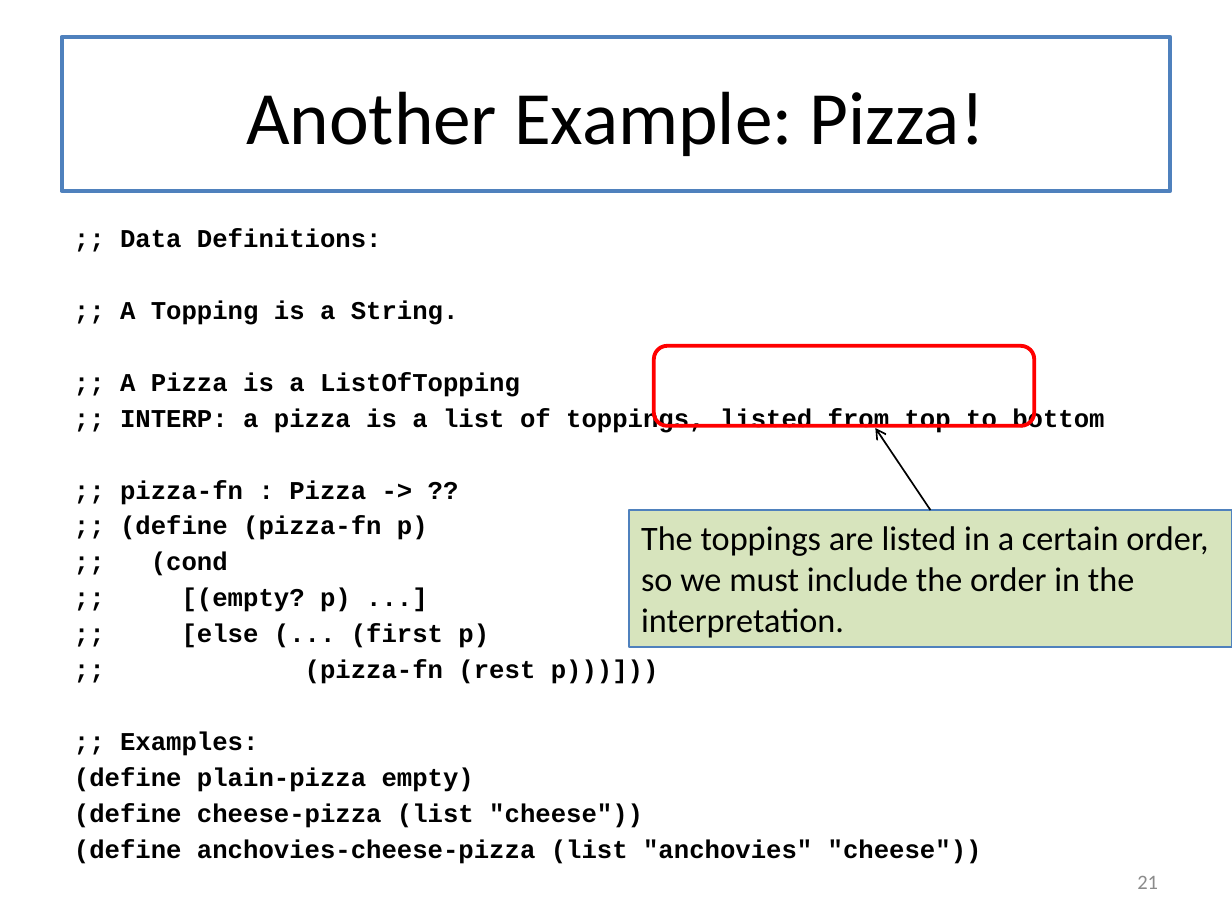
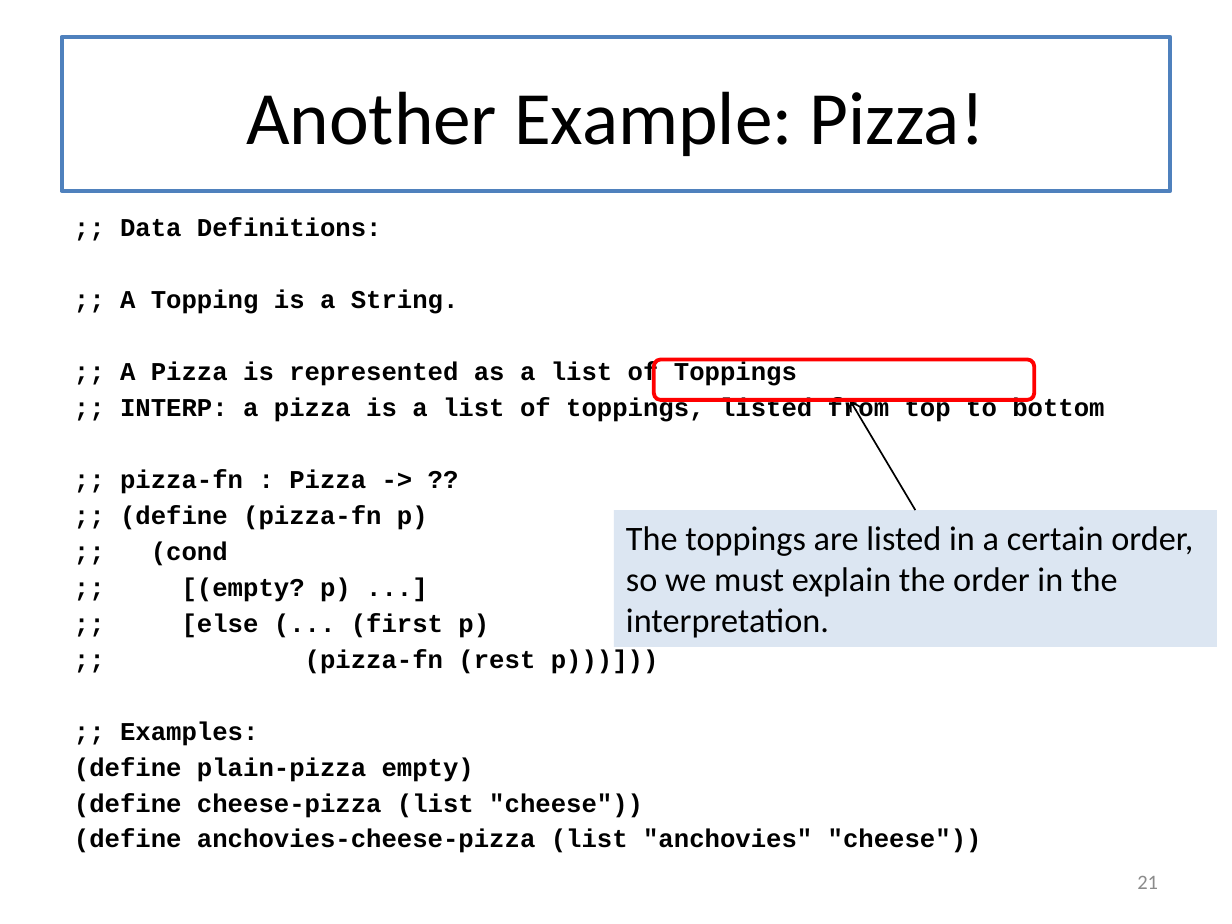
Before and after one commit to mwand/cs5010f17, a slide deck: slide 21 of Slides/Lesson 6.1 Generalizing Similar Functions.pptx. Drawn at 1232x924 pixels with LibreOffice and Linux fonts; fonts in the diff are those of the drawing. Boxes give left, top, right and bottom in pixels: in the first picture for what was removed or moved away, otherwise in the second. Text is boxed around its words. In the diff, an @@ line names an element or a change of style, - is before the commit and + after.

```diff
--- a/Slides/Lesson 6.1 Generalizing Similar Functions.pptx
+++ b/Slides/Lesson 6.1 Generalizing Similar Functions.pptx
@@ text ";; Data Definitions:": place and size @@
-text ";; Data Definitions:" at (74, 228, 1104, 864)
+text ";; Data Definitions:" at (74, 218, 1104, 853)
@@ text at (120, 361, 797, 388): text changed @@
-;; A Pizza is a ListOfTopping
+;; A Pizza is represented as a list of Toppings
@@ rounded rectangle: place and size @@
-rounded rectangle at (654, 346, 1035, 426)
+rounded rectangle at (654, 360, 1035, 400)
@@ arrow moved from (930, 510) - (876, 428) to (915, 510) - (850, 400) @@
@@ rectangle "The toppings are listed in ...": place and size @@
-rectangle "The toppings are listed in ..." at (630, 510, 1232, 647)
+rectangle "The toppings are listed in ..." at (614, 510, 1216, 647)
@@ rectangle "The toppings are listed in ..." at (614, 510, 1216, 647): fill #D7E4BD to #DCE6F2; outline #4F81BD 1.5 pt to none @@
@@ text in rectangle at (626, 526, 1193, 638): text changed @@
-The toppings are listed in a certain order, so we must include the order in the interpretation.
+The toppings are listed in a certain order, so we must explain the order in the interpretation.
```
Also in this commit, not shown: 10 other slides changed, 1 slide added, 1 slide removed, 21 other files.
